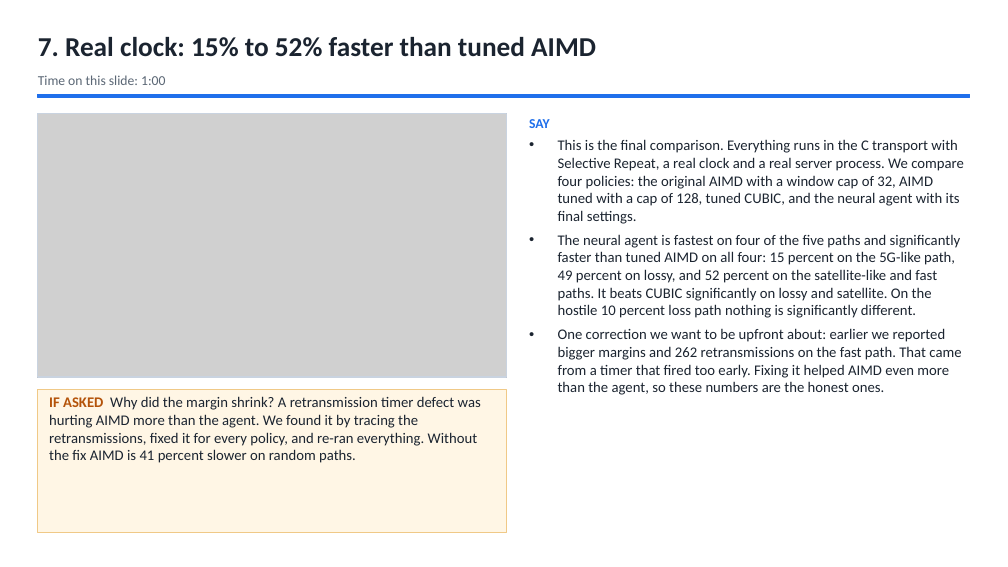
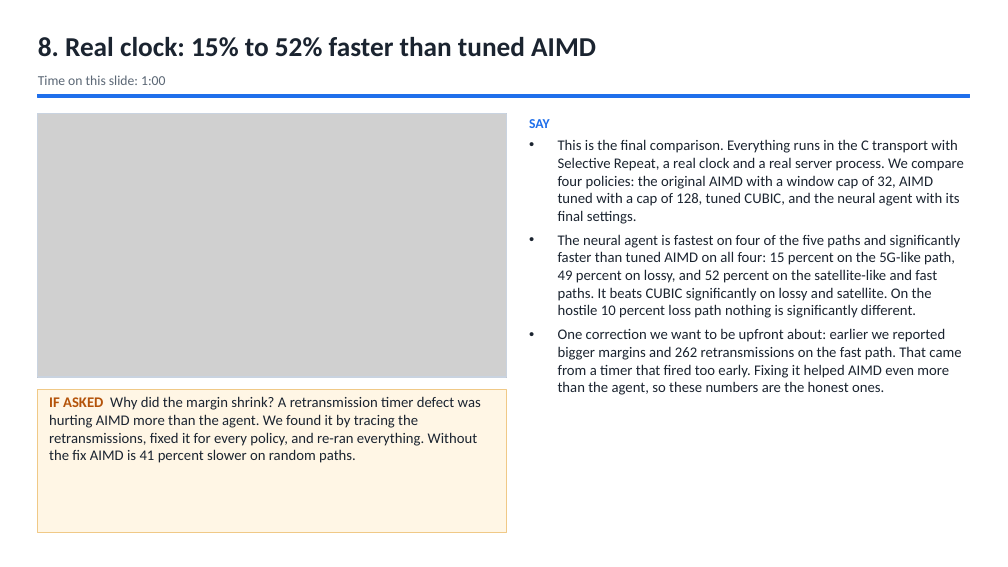
Before and after one commit to Capsturrrr/REPLIC, a slide deck: slide 10 of docs/final/RUDP_Host_Guide.pptx (slide 9 before the commit). Drawn at 1008x567 pixels with LibreOffice and Linux fonts; fonts in the diff are those of the drawing; grey boxes stand for pictures. Boxes give left, top, right and bottom in pixels: in the first picture for what was removed or moved away, otherwise in the second. Text is boxed around its words. In the diff, an @@ line names an element or a change of style, - is before the commit and + after.

```diff
--- a/docs/final/RUDP_Host_Guide.pptx
+++ b/docs/final/RUDP_Host_Guide.pptx
@@ text at [38, 37, 596, 57]: text changed @@
-7. Real clock: 15% to 52% faster than tuned AIMD
+8. Real clock: 15% to 52% faster than tuned AIMD
```
Also in this commit, not shown: 38 other slides changed, 1 slide added, 6 other files.
